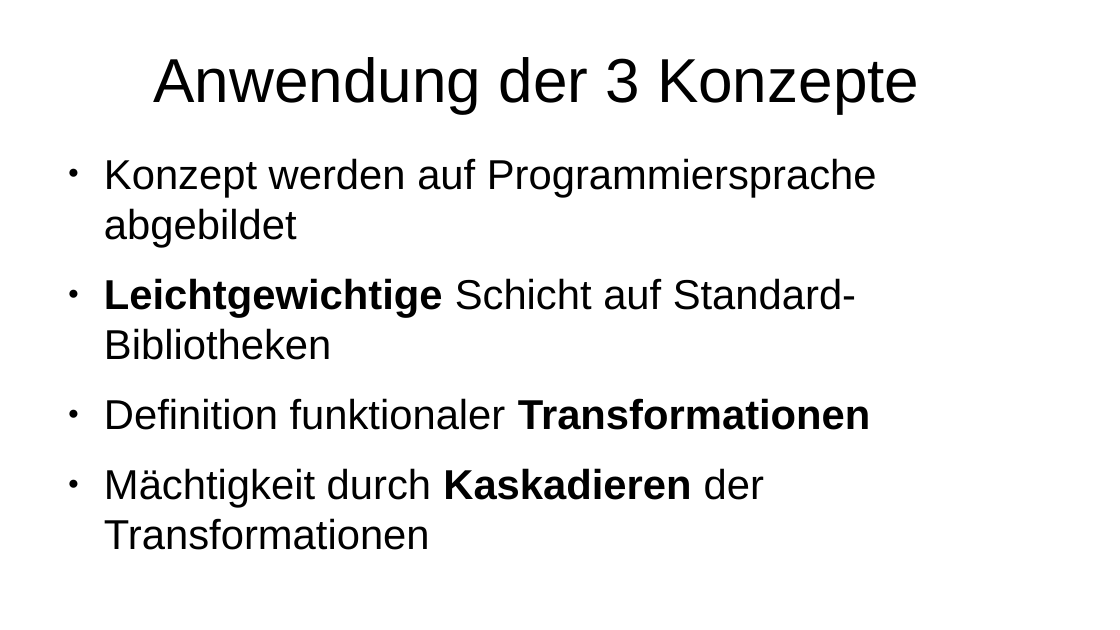
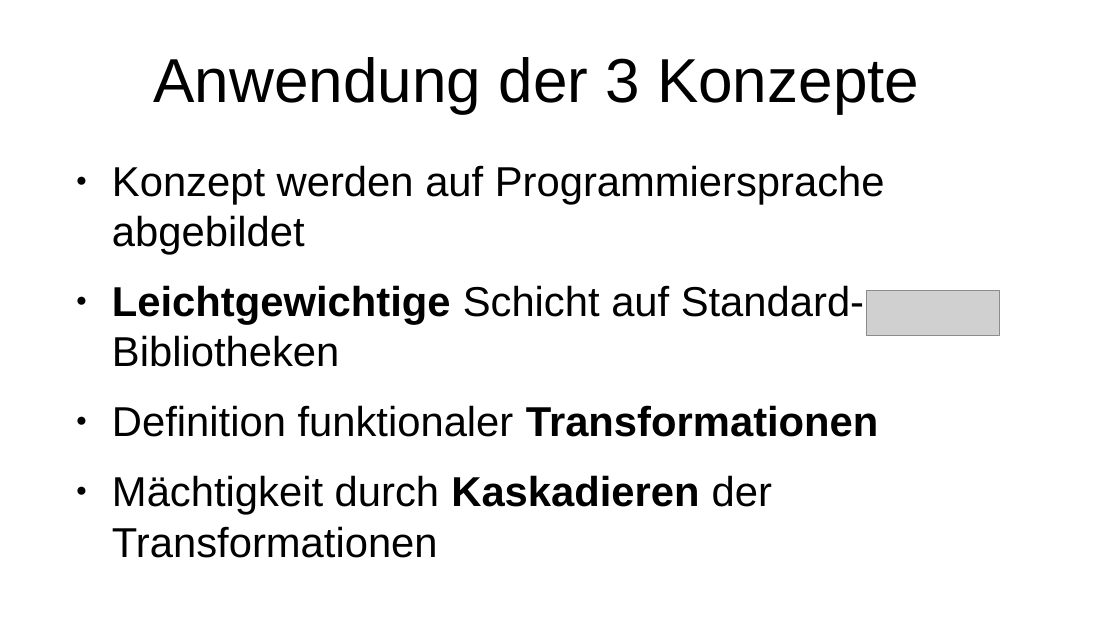
Before and after one commit to schnurlei/jdy, a slide deck: slide 6 of ProofOfKonzepts.odp. Drawn at 1120x630 pixels with LibreOffice and Linux fonts; fonts in the diff are those of the drawing; grey boxes stand for pictures. Boxes give left, top, right and bottom in pixels: in the first picture for what was removed or moved away, otherwise in the second. Text is boxed around its words. In the diff, an @@ line names an element or a change of style, - is before the commit and + after.

```diff
--- a/ProofOfKonzepts.odp
+++ b/ProofOfKonzepts.odp
@@ text "Konzept werden auf Programmiersprache abgebildet" moved from (x1=104, y1=158, x2=877, y2=508) to (x1=112, y1=165, x2=885, y2=515) @@
@@ picture added at (x1=866, y1=291, x2=1000, y2=336) @@
```
Also in this commit, not shown: 1 other slide changed, 1 slide added, 2 other files.
